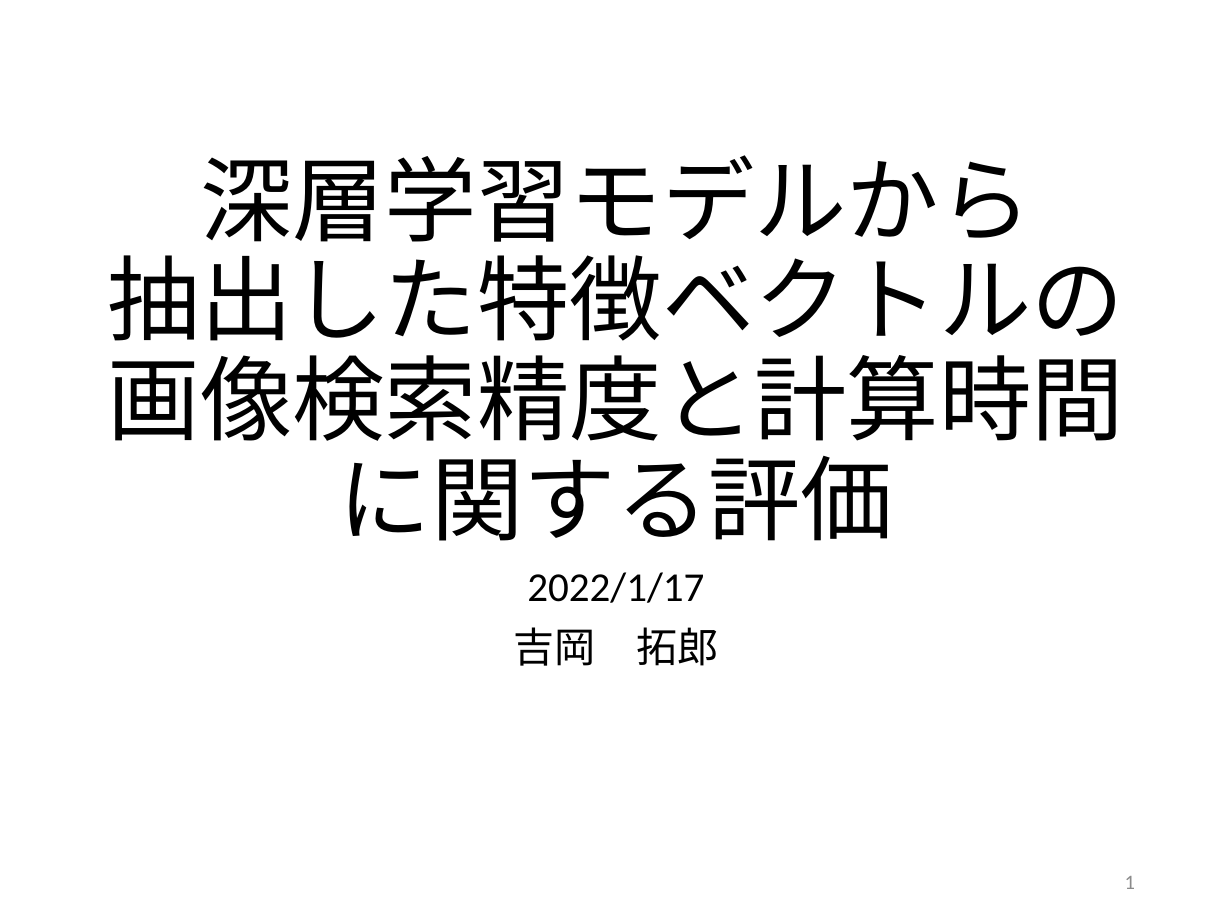
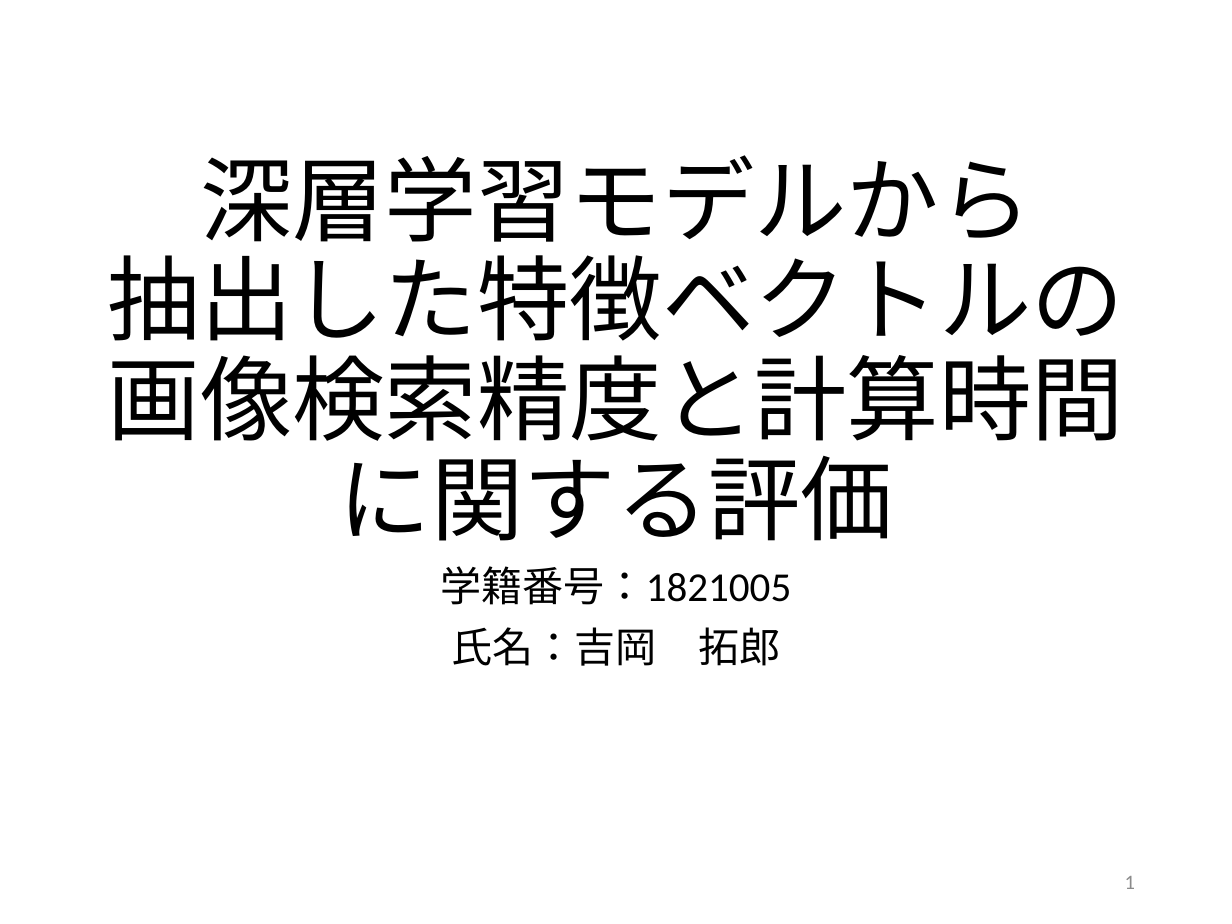
Before and after one commit to kait-takanolab/1821005-yoshioka-thesis, a slide deck: slide 1 of 卒研発表/卒論発表0119.pptx. Drawn at 1232x924 pixels with LibreOffice and Linux fonts; fonts in the diff are those of the drawing. Boxes give left, top, right and bottom in pixels: in the first picture for what was removed or moved away, otherwise in the second. Text is boxed around its words. In the diff, an @@ line names an element or a change of style, - is before the commit and + after.

```diff
--- a/卒研発表/卒論発表0119.pptx
+++ b/卒研発表/卒論発表0119.pptx
@@ subtitle at [440,566,791,666]: text changed @@
-2022/1/17
-吉岡 拓郎
+学籍番号：1821005
+氏名：吉岡 拓郎
```
Also in this commit, not shown: 7 other slides changed, 1 slide added.
